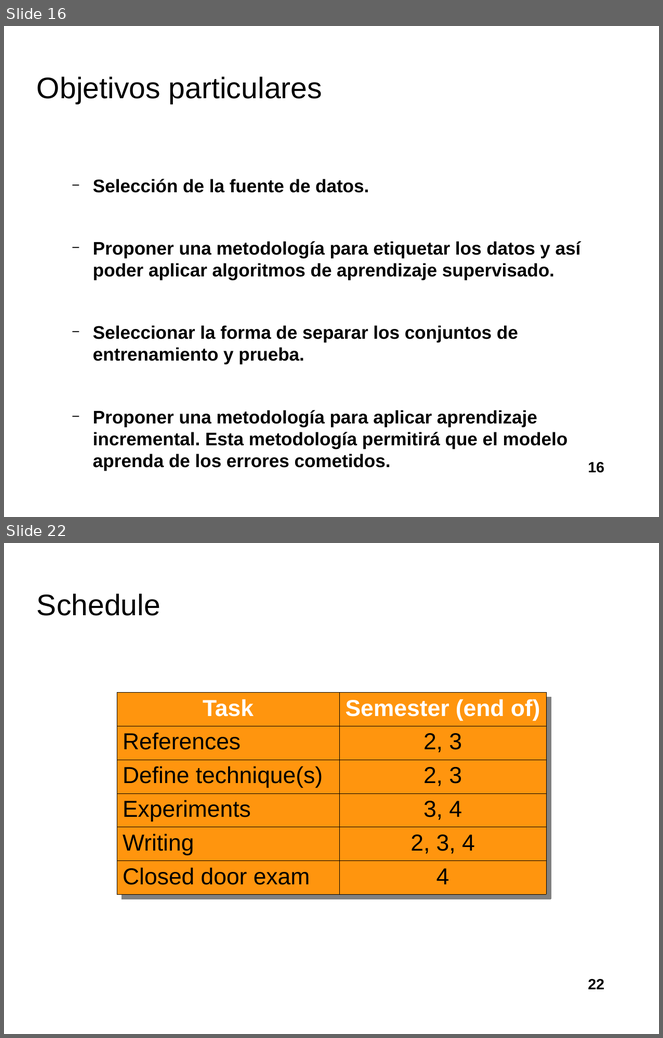
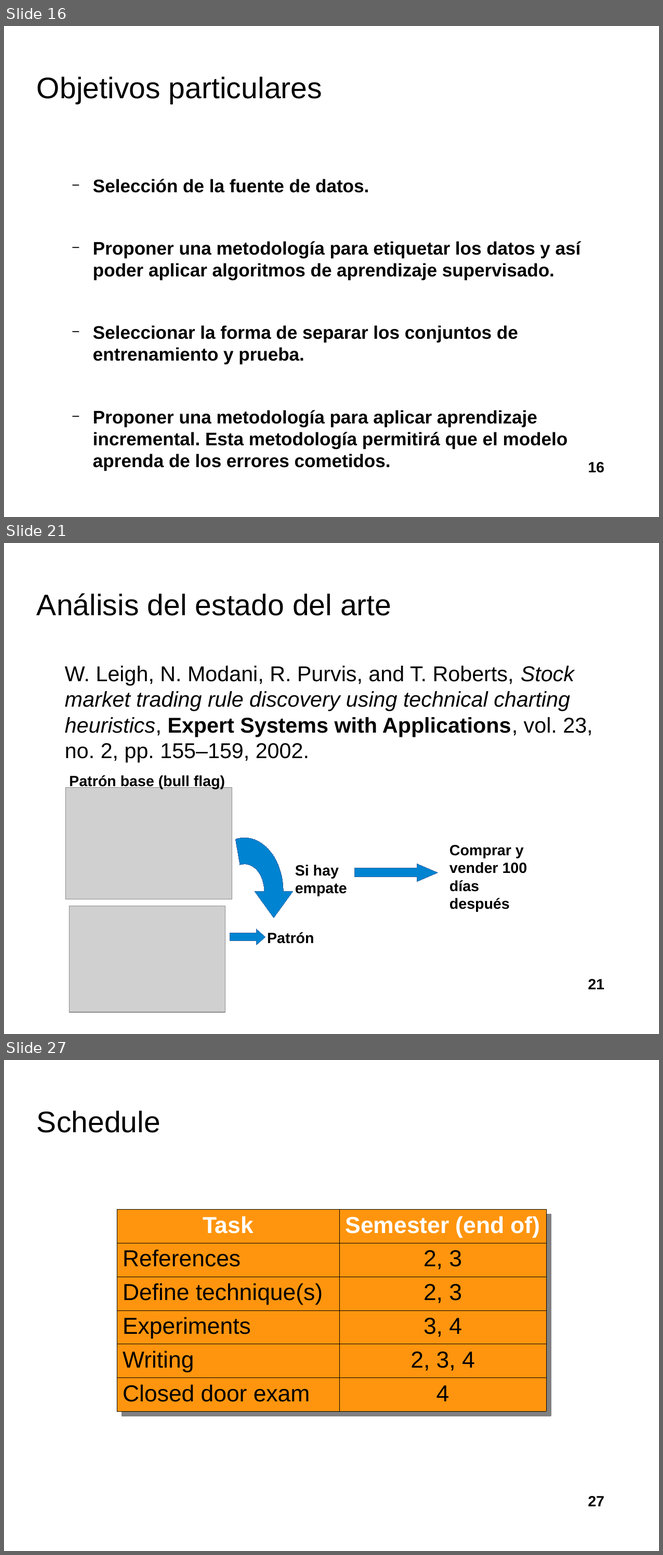
Before and after one commit to davidrmh/Thesis, a slide deck: presentaciones_finales/presentacion_seminario_B19.odp. Shown one above the other, each under a label of ours: slides 16 and 22 before the commit, slides 16, 21 and 27 after it; the slides between them are not shown. The pictures are 663x1038 and 663x1555 pixels, drawn with LibreOffice and Linux fonts; fonts in the diff are those of the drawing; grey boxes stand for pictures; background and template pictures are left out. Boxes give left, top, right and bottom in pixels: in the first picture for what was removed or moved away, otherwise in the second. Text is boxed around its words. In the diff, an @@ line names an element or a change of style, - is before the commit and + after.

Commit message:
Agrega estado del arte

```diff
--- a/presentaciones_finales/presentacion_seminario_B19.odp
+++ b/presentaciones_finales/presentacion_seminario_B19.odp
@@ slide 21 added at bbox=[4, 543, 659, 1034], background picture (left out) @@
@@ title added at bbox=[37, 593, 391, 616], 36 pt, text #000000 @@
+Análisis del estado del arte
@@ text added at bbox=[65, 666, 593, 762], 26 pt, text #000000 @@
+W. Leigh, N. Modani, R. Purvis, and T. Roberts, Stock market trading rule discovery using technical charting heuristics, Expert Systems with Applications, vol. 23, no. 2, pp. 155–159, 2002.
@@ text added at bbox=[69, 775, 225, 789], 18 pt, text #000000, bold @@
+Patrón base (bull flag)
@@ picture added at bbox=[66, 787, 232, 900] @@
@@ freeform shape added at bbox=[206, 838, 283, 945], fill #0084D1, outline #3465A4 0 pt @@
@@ text added at bbox=[450, 845, 528, 912], 18 pt, text #000000, bold @@
+Comprar y vender 100 días después
@@ text added at bbox=[295, 865, 347, 896], 18 pt, text #000000, bold @@
+Si hay empate
@@ right arrow added at bbox=[355, 864, 438, 882], fill #0084D1, outline #3465A4 0 pt @@
@@ picture added at bbox=[70, 906, 226, 1013] @@
@@ right arrow added at bbox=[230, 929, 266, 945], fill #0084D1, outline #3465A4 0 pt @@
@@ text added at bbox=[267, 932, 314, 944], 18 pt, text #000000, bold @@
+Patrón
@@ page number added at bbox=[588, 979, 605, 990], 18 pt, text #000000, bold @@
+21
@@ what was slide 22 is now slide 27 @@
@@ page number at bbox=[588, 1496, 605, 1507]: text changed @@
-22
+27
```
Also in this commit, not shown: 3 slides changed, 6 other slides added, 2 slides removed, 1 other file.
